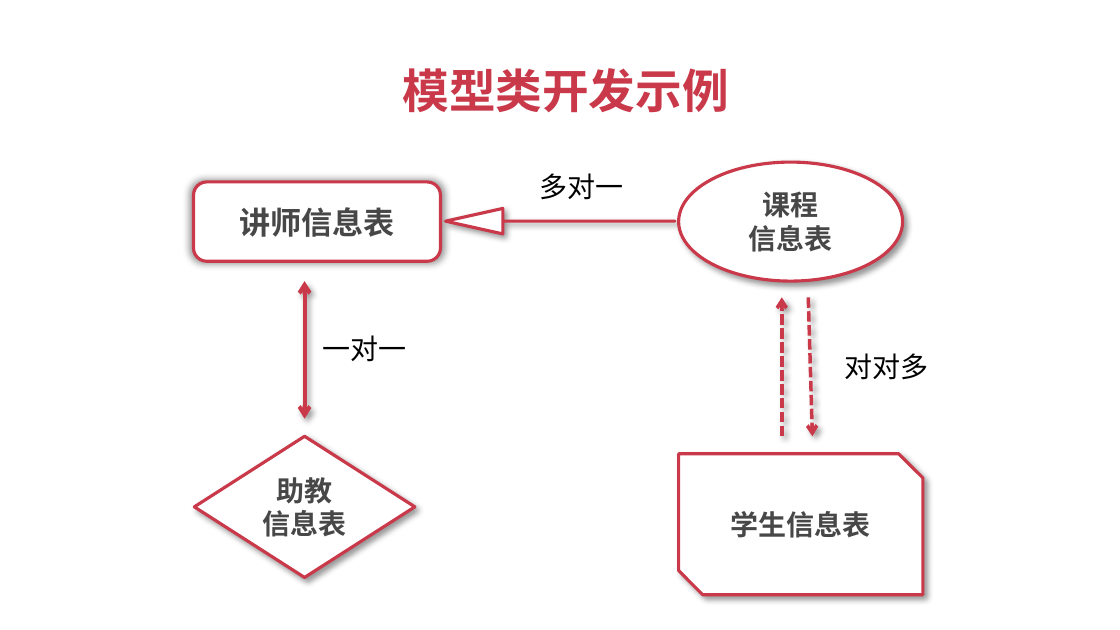
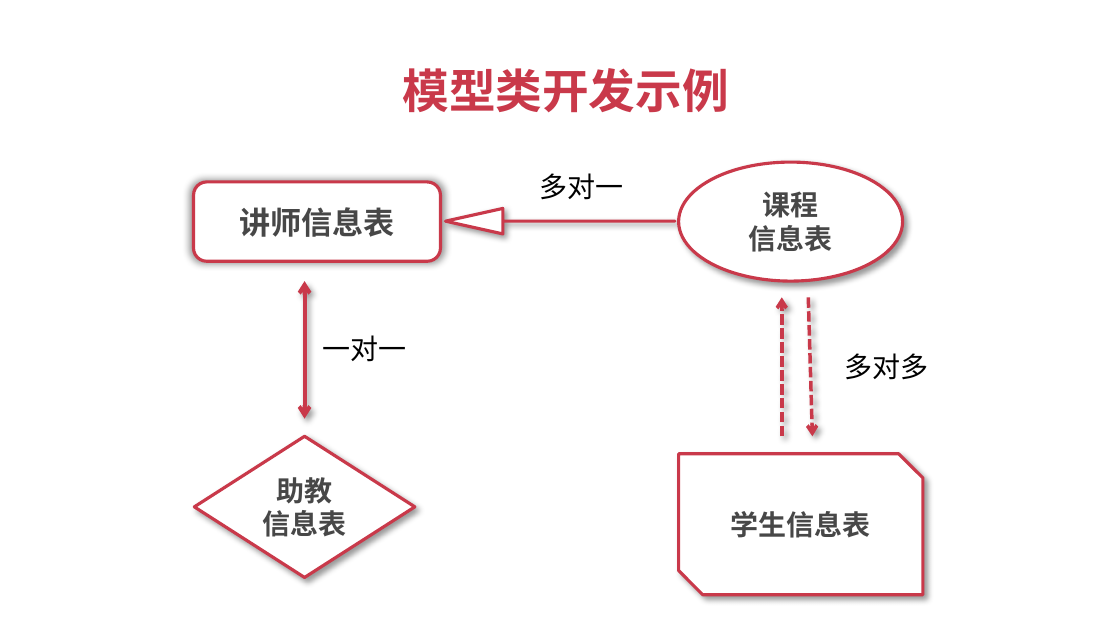
Before and after one commit to liaogx/imooc, a slide deck: slide 10 of 全面掌握Django ORM.pptx. Drawn at 1120x630 pixels with LibreOffice and Linux fonts; fonts in the diff are those of the drawing. Boxes give left, top, right and bottom in pixels: in the first picture for what was removed or moved away, otherwise in the second. Text is boxed around its words. In the diff, an @@ line names an element or a change of style, - is before the commit and + after.

Commit message:
PPT课件

```diff
--- a/全面掌握Django ORM.pptx
+++ b/全面掌握Django ORM.pptx
@@ text at (844,353,928,380): text changed @@
-对对多
+多对多
```
